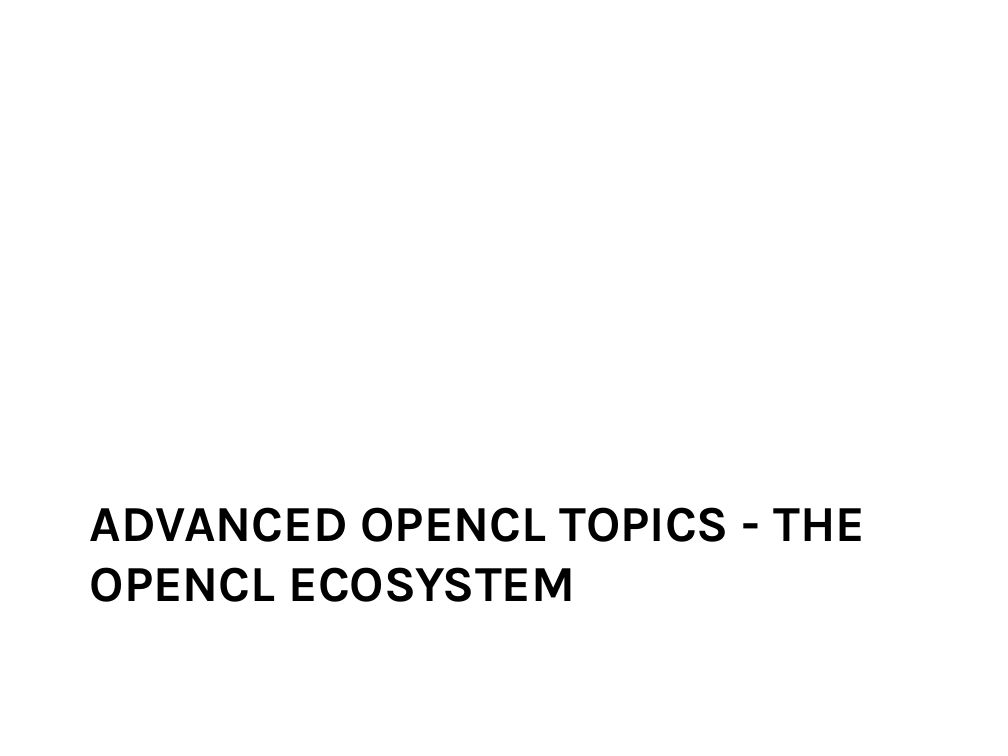
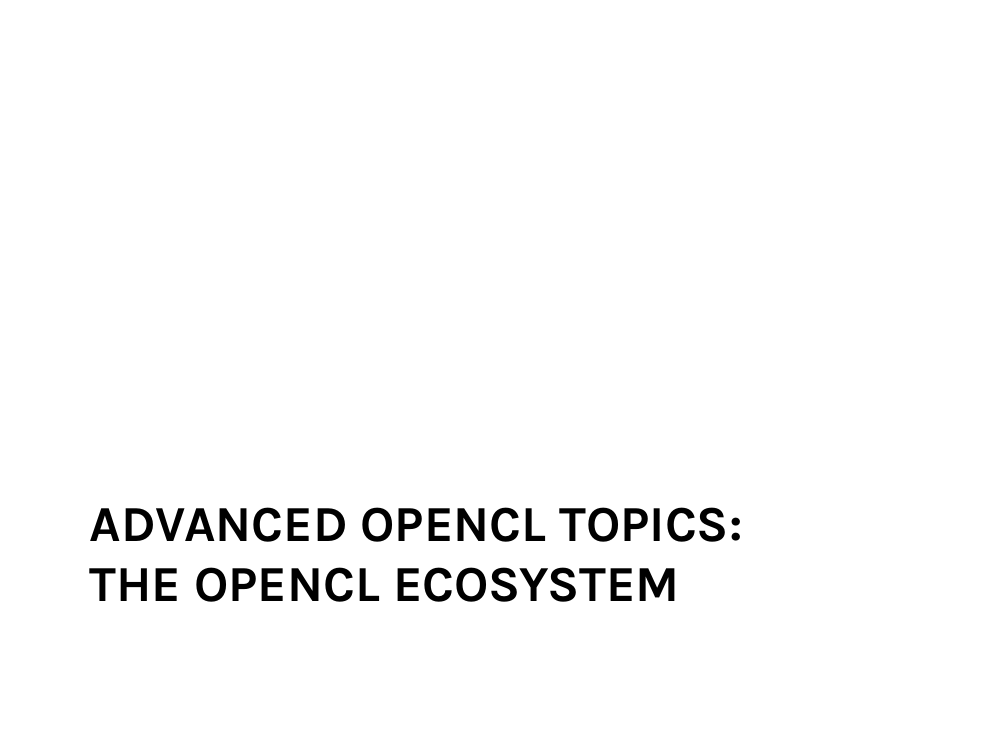
Before and after one commit to UoB-HPC/opencl-training-code, a slide deck: slide 1 of slides/advanced_outro.pptx. Drawn at 1008x756 pixels with LibreOffice and Linux fonts; fonts in the diff are those of the drawing. Boxes give left, top, right and bottom in pixels: in the first picture for what was removed or moved away, otherwise in the second. Text is boxed around its words. In the diff, an @@ line names an element or a change of style, - is before the commit and + after.

Commit message:
Minor typo fixes and updates

```diff
--- a/slides/advanced_outro.pptx
+++ b/slides/advanced_outro.pptx
@@ title at bbox=[90, 507, 742, 602]: text changed @@
-ADVANCED OPENCL TOPICS - THE OPENCL ECOSYSTEM
+ADVANCED OPENCL TOPICS:
+THE OPENCL ECOSYSTEM
```
Also in this commit, not shown: 4 other slides changed.
